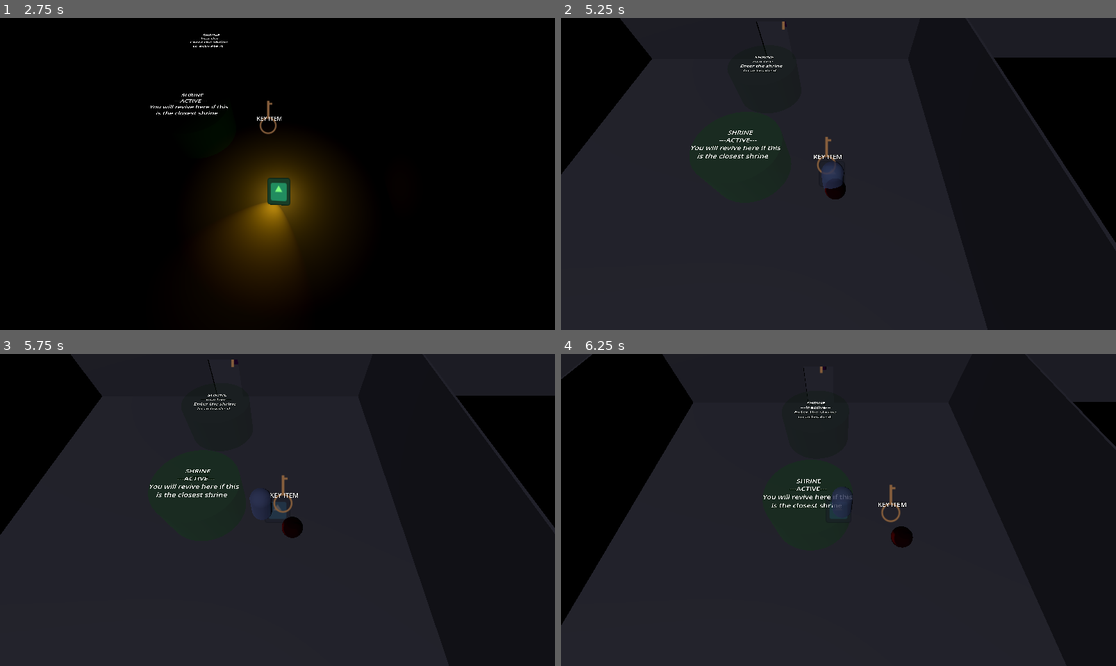
Above: before the commit, frames 1-4 (two rows, left to right).
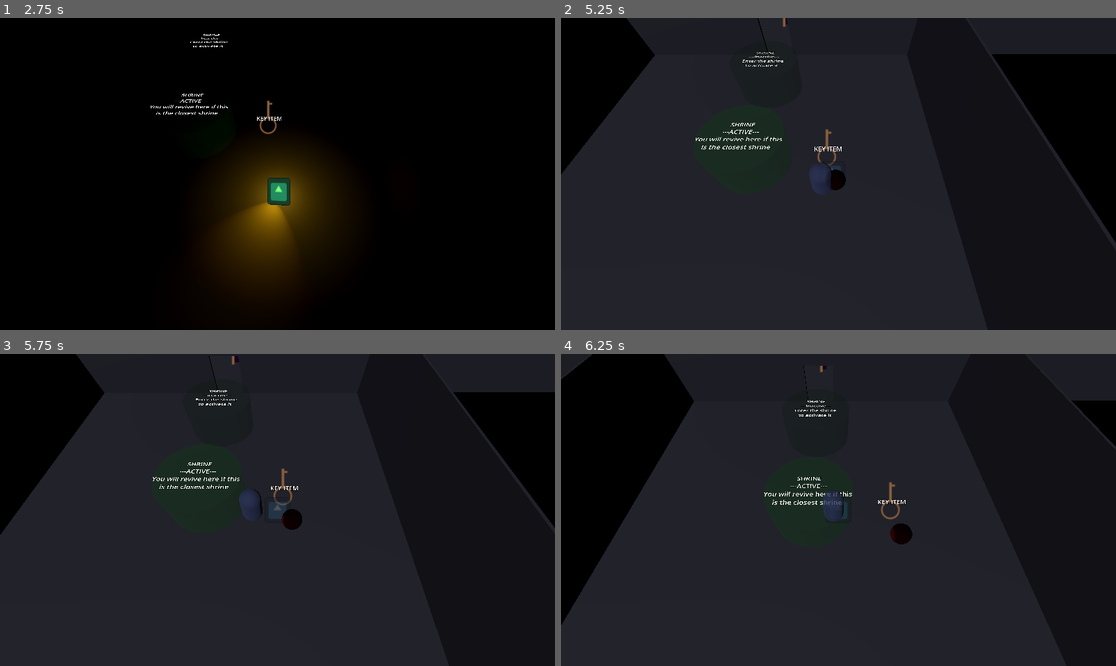
Above: after the commit, the same moments.

Repository: Rusty-Rat-Studios/dead-living-and-dying
Game: Godot game, scene res://game.tscn
Two runs of this game, one before a commit and one after it. Both use one fixed random seed, a clock stepped at 60 frames per second and the inputs below. The engine's default icon, where the game draws it, is replaced by a stand-in: a white triangle on a blue panel in a dark square.
Inputs (mouse positions are in pixels of both pictures, inside the frame that each line leads up to):
- Up to frame 1 (2.75 s): click "START" at 0.5 s; tap Enter at 1.25 s; move the mouse to (399, 158) at 1.27 s; hold Right (ui_right) 1.28-2.03 s; tap E (interact) at 1.35 s; tap Keypad Enter (ui_accept) at 1.52, 2.27 s; move the mouse to (166, 189) at 2.02 s; hold Down (ui_down) from 2.03 s (still down); click (166, 189) at 2.1 s
- Up to frame 2 (5.25 s): move the mouse to (894, 105) at 2.77 s; release Down (ui_down) at 2.78 s; hold Right (ui_right) 2.78-3.53 s; tap Tab at 2.85, 5.1 s; move the mouse to (810, 236) at 3.52 s; hold Up (ui_up) 3.53-4.28 s; tap E (interact) at 3.6 s; tap Keypad Enter (ui_accept) at 3.77, 4.52 s; move the mouse to (1005, 220) at 4.27 s; press the mouse at (1005, 220) at 4.28 s; hold Left (ui_left) from 4.28 s (still down); move the mouse to (672, 127) at 5.02 s; release the mouse at (672, 127) at 5.03 s
- Up to frame 3 (5.75 s): keep holding Left (ui_left); tap Keypad Enter (ui_accept) at 5.27 s
- Up to frame 4 (6.25 s): move the mouse to (866, 510) at 5.77 s; release Left (ui_left) at 5.78 s; hold Down (ui_down) from 5.78 s (still down); tap E (interact) at 5.85 s

Frame 1 is identical in both runs. In frame 2, 1.6% of the frame differs, in the area x 0-100%, y 0-59%; in frame 3, 1.6%; in frame 4, 1.2%.

Commit message:
Fix ghost calling pause() right after setting new target

Diff:
--- a/game.tscn
+++ b/game.tscn
@@ -78,6 +78,7 @@
 transform = Transform3D(1, 0, 0, 0, 1, 0, 0, 0, 1, 4, 1, 0)
 
 [node name="Ghost" parent="WorldGrid/RoomBottom" instance=ExtResource("9_t4a6d")]
+transform = Transform3D(1, 0, 0, 0, 1, 0, 0, 0, 1, 0, 1, 0)
 
 [node name="RoomCenter" type="Node3D" parent="WorldGrid"]
 transform = Transform3D(1, 0, 0, 0, 1, 0, 0, 0, 1, 0, 0, -20)
--- a/ghost/state_waiting.gd
+++ b/ghost/state_waiting.gd
@@ -56,6 +56,10 @@
 
 
 func set_random_target() -> void:
+	# ensure at_target flag is unset to avoid race condition with process_state()
+	# checking _parent.at_target before target is actually set
+	_parent.at_target = false
+
 	# generate random movement target within room boundaries
 	# offset to avoid setting point within walls
 	var x: float = RNG.rng.randf_range(room_boundaries.position.x + 1,
